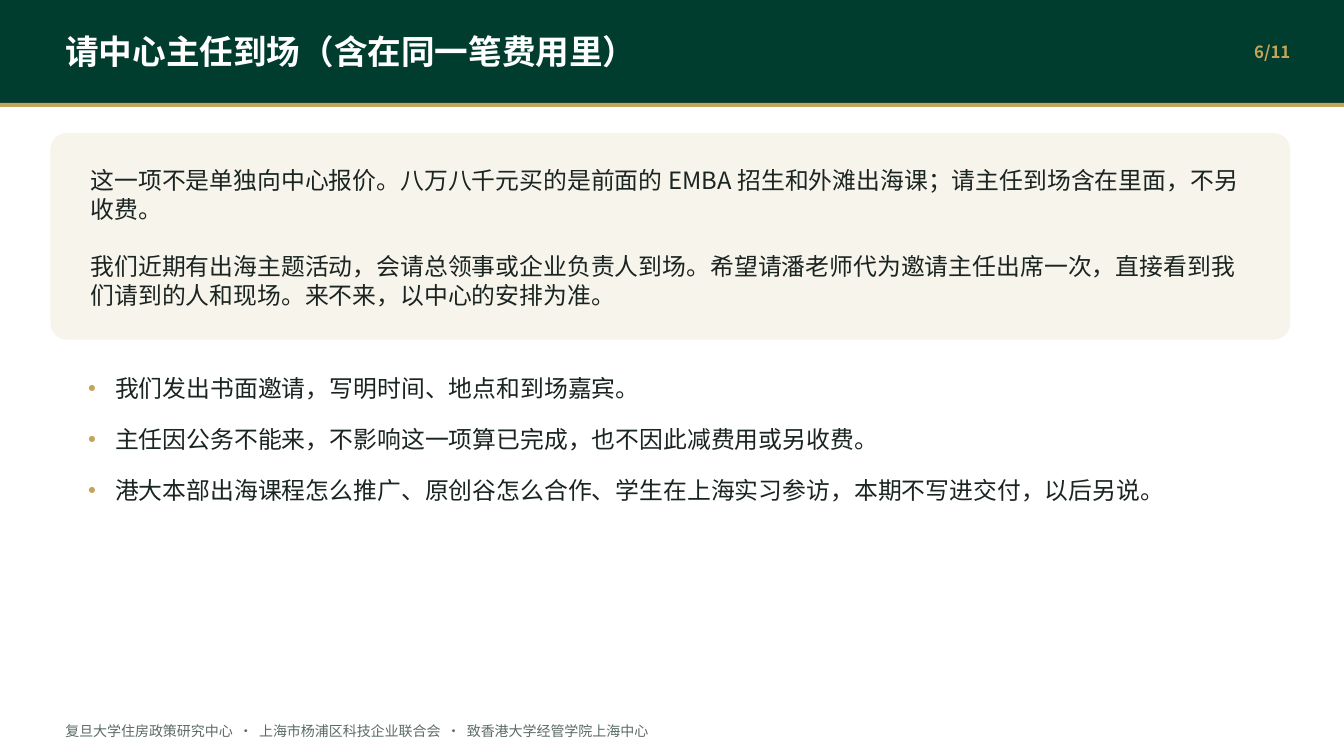
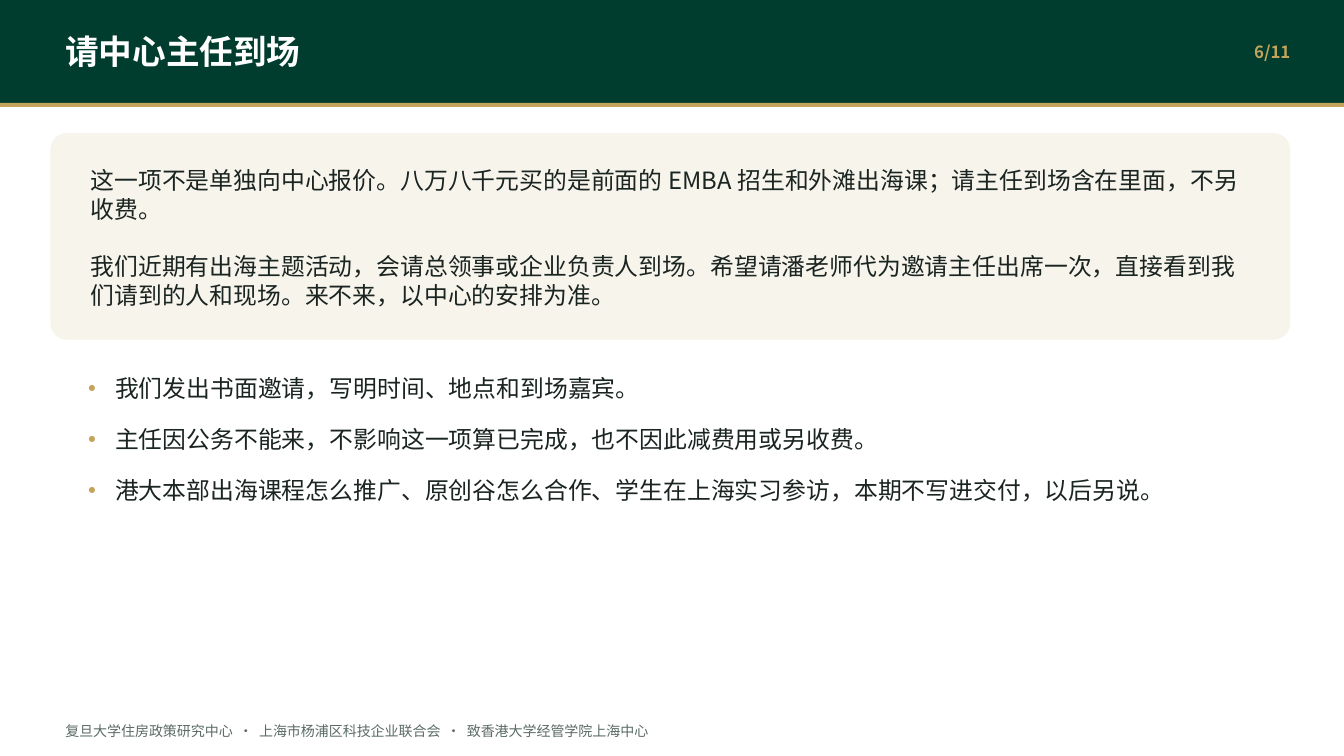
Before and after one commit to hujigang2010-maker/AIDEN, a slide deck: slide 6 of output/港大经管上海中心_联合合作汇报.pptx. Drawn at 1344x756 pixels with LibreOffice and Linux fonts; fonts in the diff are those of the drawing. Boxes give left, top, right and bottom in pixels: in the first picture for what was removed or moved away, otherwise in the second. Text is boxed around its words. In the diff, an @@ line names an element or a change of style, - is before the commit and + after.

```diff
--- a/output/港大经管上海中心_联合合作汇报.pptx
+++ b/output/港大经管上海中心_联合合作汇报.pptx
@@ text at bbox=[65, 35, 300, 67]: text changed @@
-请中心主任到场（含在同一笔费用里）
+请中心主任到场
```
Also in this commit, not shown: 8 other slides changed, 1 other file.
